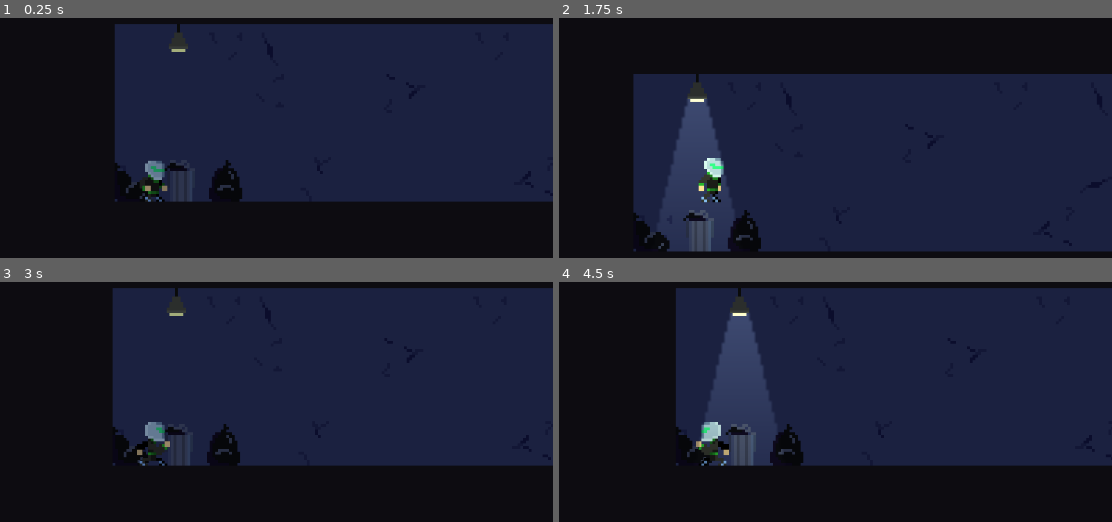
Above: before the commit, frames 1-4 (two rows, left to right).
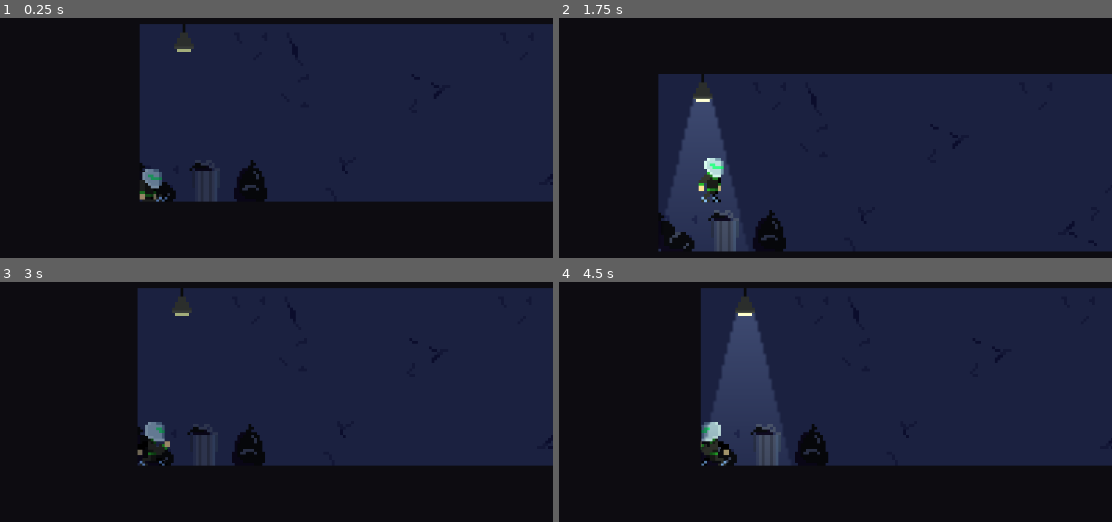
Above: after the commit, the same moments.

Repository: reneelias/Godot-2D-Platformer
Game: Godot game, scene res://Scenes/Level_01.tscn
Same seed, same stepped clock (60 frames per second), same inputs: the game is played once before the commit and once after it. This scene is started directly instead of the project's main scene.
Inputs:
- Up to frame 1 (0.25 s): no input
- Up to frame 2 (1.75 s): hold R 0.53-1.28 s; hold D from 0.53 s (still down); tap Space (Jump) at 0.77, 1.52 s; tap R at 1.35 s
- Up to frame 3 (3 s): release D at 2.03 s; hold A 2.03-2.78 s; hold R 2.03-2.78 s; hold D from 2.78 s (still down); tap R at 2.85 s
- Up to frame 4 (4.5 s): tap Space (Jump) at 3.02, 3.77 s; hold R 3.53-4.28 s; release D at 4.28 s; hold A from 4.28 s (still down); tap R at 4.35 s

The runs differ from the first frame. In frame 1, 5.0% of the frame differs, in the area x 20-49%, y 2-77%; in frame 2, 6.1%, in the area x 13-42%, y 23-98%; in frame 3, 4.6%; in frame 4, 5.9%.

Commit message:
Add HunchedOver anim

Diff:
--- a/2d-platformer/ObjectScenes/Player.tscn
+++ b/2d-platformer/ObjectScenes/Player.tscn
@@ -252,9 +252,28 @@
 "values": [Vector2(0, 1.125)]
 }
 
+[sub_resource type="Animation" id="Animation_6tuqy"]
+resource_name = "HunchedOver"
+length = 2.00005
+loop_mode = 1
+step = 0.5
+tracks/0/type = "value"
+tracks/0/imported = false
+tracks/0/enabled = true
+tracks/0/path = NodePath("Sprite2D:frame")
+tracks/0/interp = 1
+tracks/0/loop_wrap = true
+tracks/0/keys = {
+"times": PackedFloat32Array(0, 0.5, 1, 1.5),
+"transitions": PackedFloat32Array(1, 1, 1, 1),
+"update": 1,
+"values": [20, 21, 22, 23]
+}
+
 [sub_resource type="AnimationLibrary" id="AnimationLibrary_wpivi"]
 _data = {
 &"Fall": SubResource("Animation_1gky5"),
+&"HunchedOver": SubResource("Animation_6tuqy"),
 &"Idle": SubResource("Animation_5podq"),
 &"Jump": SubResource("Animation_wpivi"),
 &"RESET": SubResource("Animation_akhjb"),
@@ -273,7 +292,7 @@
 texture = ExtResource("3_akhjb")
 offset = Vector2(0, -0.5)
 hframes = 4
-vframes = 5
+vframes = 6
 
 [node name="CollisionShape2D" type="CollisionShape2D" parent="."]
 position = Vector2(0, 2)
--- a/2d-platformer/Scenes/Level_01.tscn
+++ b/2d-platformer/Scenes/Level_01.tscn
@@ -297,7 +297,7 @@
 
 [node name="Player" parent="." instance=ExtResource("5_egvei")]
 z_index = 5
-position = Vector2(-18, 8)
+position = Vector2(-27, 8)
 moveSpeed = 5.0
 jumpSpeed = 80.0
 friction = 0.1
@@ -306,6 +306,7 @@
 maxVelX = 100.0
 jumpSpeedScaler = 0.375
 wallJumpSpeed = 150.0
+playerState = 0
 
 [node name="DirectionalLight2D" type="DirectionalLight2D" parent="."]
 color = Color(0.72438, 0.627832, 0.673503, 1)
@@ -316,7 +317,7 @@
 [node name="Lights" type="Node2D" parent="."]
 
 [node name="HangingLamp" parent="Lights" instance=ExtResource("7_fmco7")]
-position = Vector2(-9, -40)
+position = Vector2(-16, -40)
 flashes = true
 flashMinTime = 0.05
 flashMaxTime = 1.0
--- a/2d-platformer/Scripts/CharacterController.gd
+++ b/2d-platformer/Scripts/CharacterController.gd
@@ -27,16 +27,19 @@
 var inputVelocity := Vector2.ZERO
 
 enum PlayerState {
+	HUNCHED_OVER,
 	IDLE,
 	RUN,
 	JUMP,
 	FALL,
 	WALLHUG
 }
-var playerState := PlayerState.IDLE
+@export var playerState := PlayerState.IDLE
 
 func _ready():
 	startPos = global_position
+	if playerState == PlayerState.HUNCHED_OVER:
+		animPlayer.play("HunchedOver")
 
 func _physics_process(delta):
 	movement()
@@ -47,7 +50,7 @@
 		if inputVelocity.x != 0:
 			playerState = PlayerState.RUN
 			animPlayer.play("Run")
-		else:
+		elif playerState != PlayerState.HUNCHED_OVER:
 			playerState = PlayerState.IDLE
 			animPlayer.play("Idle")
 	# elif is_on_wall() and get_wall_normal().x == -inputVelocity.normalized().x:
Not shown: 1 places in 2d-platformer/ObjectScenes/Player.tscn that only renumber resources
Binary file changed: 2d-platformer/Sprites/Character_SpriteSheet.png
